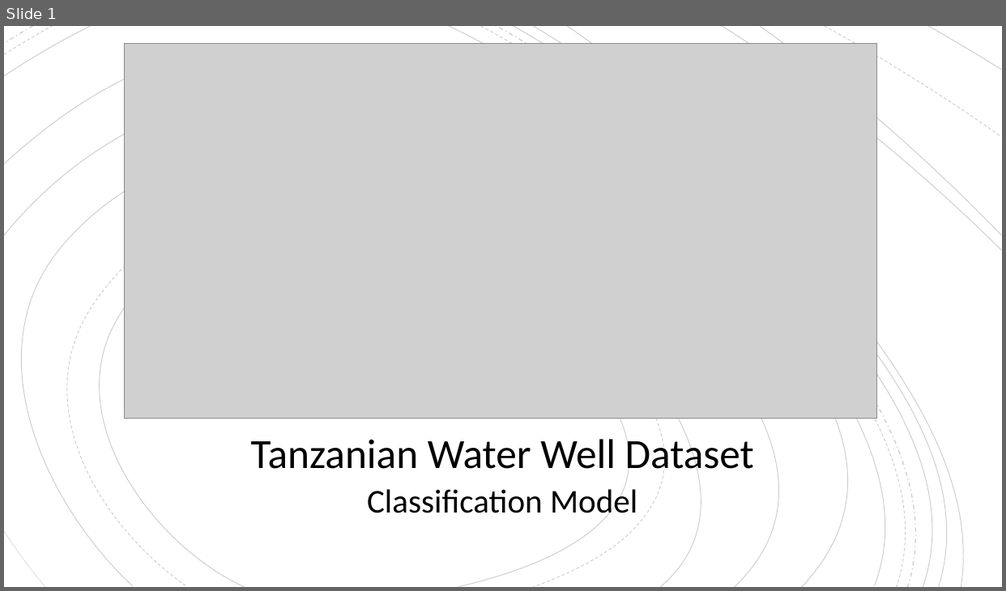
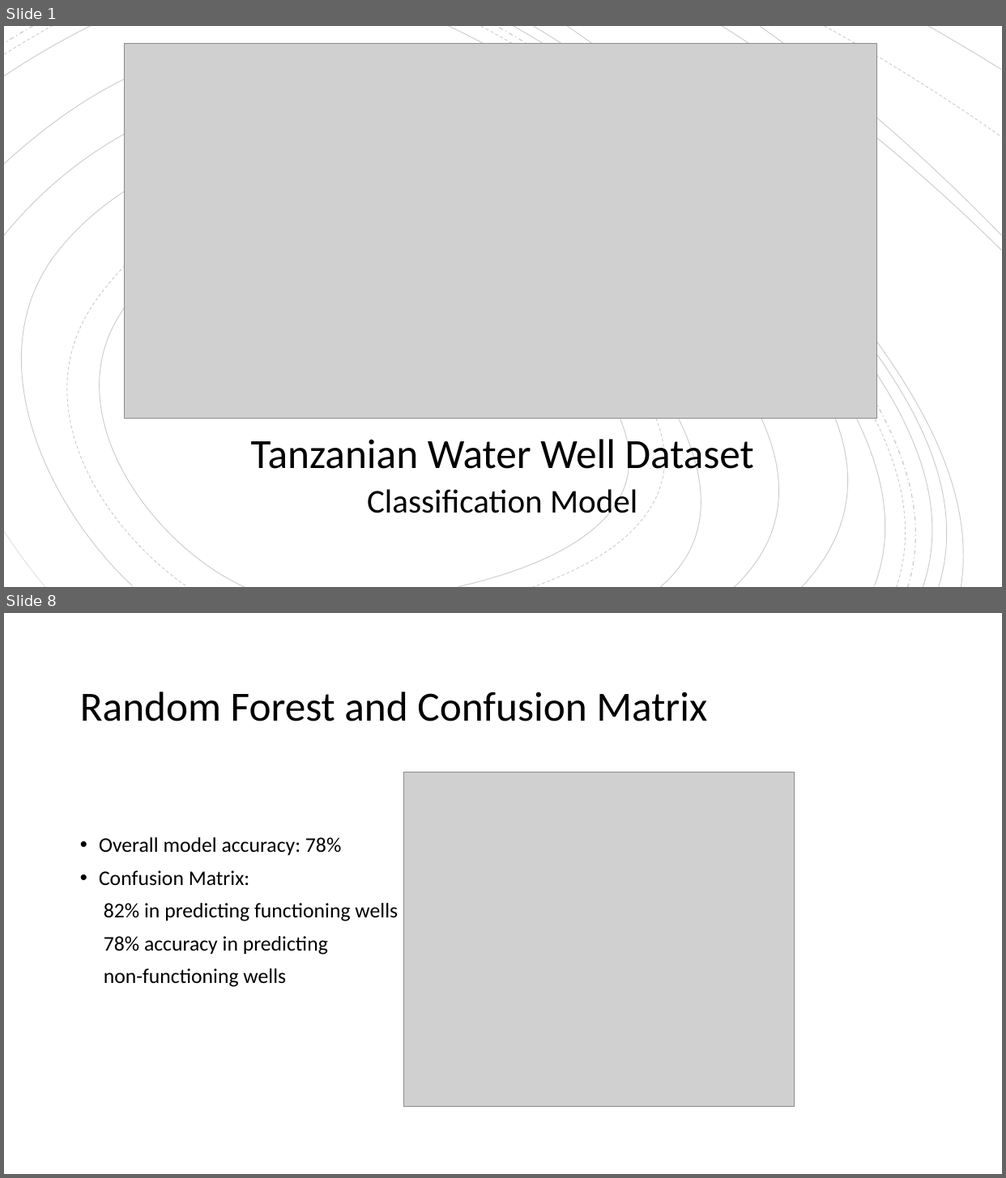
Before and after one commit to davidrtorres/Model-3-Tanzania-Water-Crisis, a slide deck: Presentation1.pptx. Shown one above the other, each under a label of ours: slide 1 before the commit, slides 1 and 8 after it; the slides between them are not shown. The pictures are 1006x591 and 1006x1178 pixels, drawn with LibreOffice and Linux fonts; fonts in the diff are those of the drawing; grey boxes stand for pictures. Boxes give left, top, right and bottom in pixels: in the first picture for what was removed or moved away, otherwise in the second. Text is boxed around its words. In the diff, an @@ line names an element or a change of style, - is before the commit and + after.

```diff
--- a/Presentation1.pptx
+++ b/Presentation1.pptx
@@ slide 8 added at [4, 613, 1002, 1174], background #FFFFFF @@
@@ title added at [80, 692, 707, 722], 40 pt, text #000000 @@
+Random Forest and Confusion Matrix
@@ picture added at [404, 772, 795, 1106] @@
@@ text added at [99, 837, 398, 987], 20 pt, text #000000 @@
+• Overall model accuracy: 78%
+• Confusion Matrix:
+82% in predicting functioning wells
+78% accuracy in predicting
+non-functioning wells
```
Also in this commit, not shown: 7 other slides added, 4 other files.
